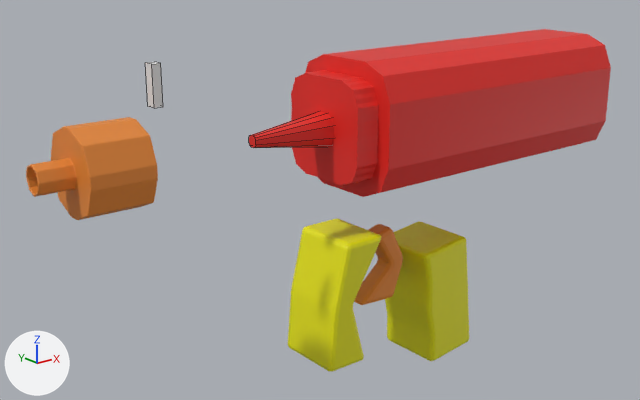
Two versions of the Blender file FryGame/Assets/ketchupbottle.blend, one commit apart.
Before and after are seen from a 50 mm lens placed at (-9.34, -9.87, 2.87), pointed at (-1.13, 0.39, -1.23). Arrows for +X, +Y and +Z are at lower left; the lights stay in place. Mesh edges are drawn as thin lines on the coarser meshes.
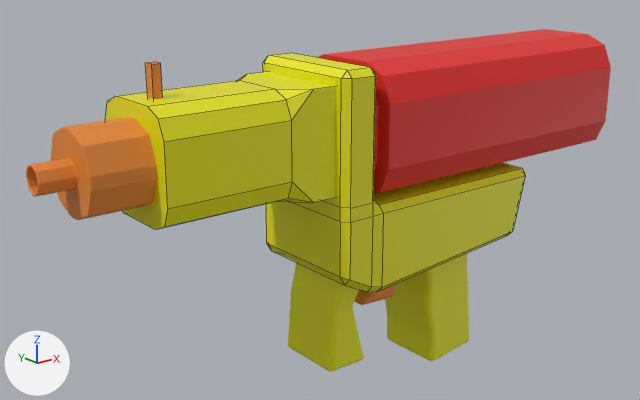
Boxes [x1, y1, x2, y2] around the edits, measured in the pictures (640 x 400 px):
'Cube.002', shown
    after: [263, 53, 525, 292]
'Cube.003', shown
    after: [105, 72, 335, 230]
'Cube.008', recoloured (grey to orange)
    both: [145, 62, 163, 108]
'Cube.001', unchanged, covered by the edit
    before: [249, 111, 334, 148]
'Cube.006', unchanged, covered by the edit
    before: [354, 224, 403, 305]
    after: [354, 283, 397, 305]

What the commit changed:
me_cube_010 has 8 vertices, 6 faces and spans x -1.0..1.0, y -1.0..1.0, z -1.0..1.0.
me_cube_010 now uses material mat_material_003 (orange #e78835).
Object 'Cube.002' (ob_cube_002) is now shown.
Object 'Cube.003' (ob_cube_003) is now shown.
